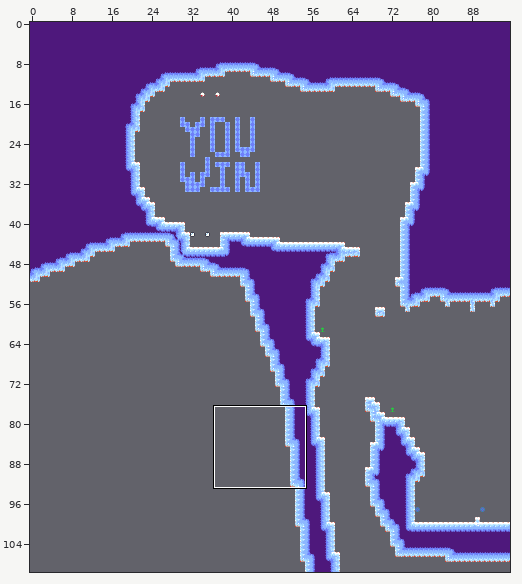
Tiled map (JSON), stored at assets/world/room/ice2.json. Above: a wide view before the commit, with the close-up outlined.
Close-up. Before:
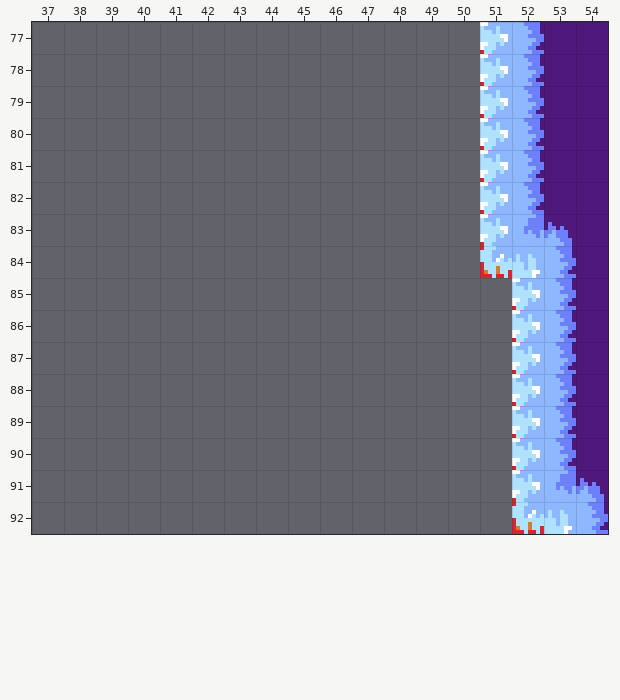
Cells are 8x8 px. Shown: x 37..54, y 77..92. The commit also changed other parts of the map, which this record leaves out.
And afterwards:
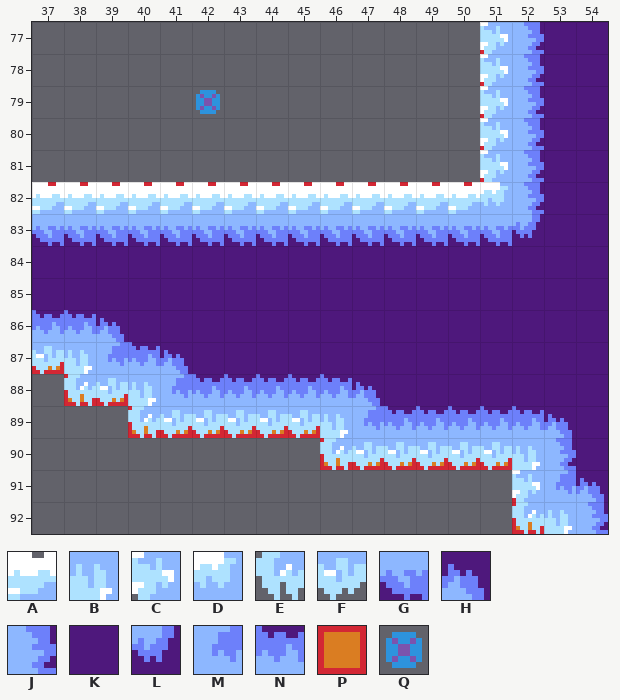
Key: from "ice": A 1, B 4, C 13, D 17, E 26, F 27, G 50, H 61, J 62, K 63, L 74, M 75, N 76; from "tools": P 1 "ground", Q 9 "Skiwi".
_ is an empty cell.
The edit:
Layer "entity":
y 79: x 42 _ -> Q
Layer "draft":
y 82: x 37..50 ______________ -> PPPPPPPPPPPPPP
y 87: x 37 _ -> P
y 88: x 38..39 __ -> PP
y 89: x 40..45 ______ -> PPPPPP
y 90: x 46..51 ______ -> PPPPPP
Layer "map":
y 82: x 37..51 ______________C -> AAAAAAAAAAAAAAD
y 83: x 37..53 ______________CMH -> GGGGGGGGGGGGGGGLK
y 84: x 37..53 ______________EBJ -> KKKKKKKKKKKKKKKKK
y 85: x 37..53 _______________CJ -> KKKKKKKKKKKKKKKKK
y 86: x 37..53 _______________CJ -> NNHKKKKKKKKKKKKKK
y 87: x 37..53 _______________CJ -> FBMNHKKKKKKKKKKKK
y 88: x 38..53 ______________CJ -> EFBMNNNNNHKKKKKK
y 89: x 40..53 ____________CJ -> EFFFFFBMNNNNNH
y 90: x 46..52 ______C -> EFFFFFB
